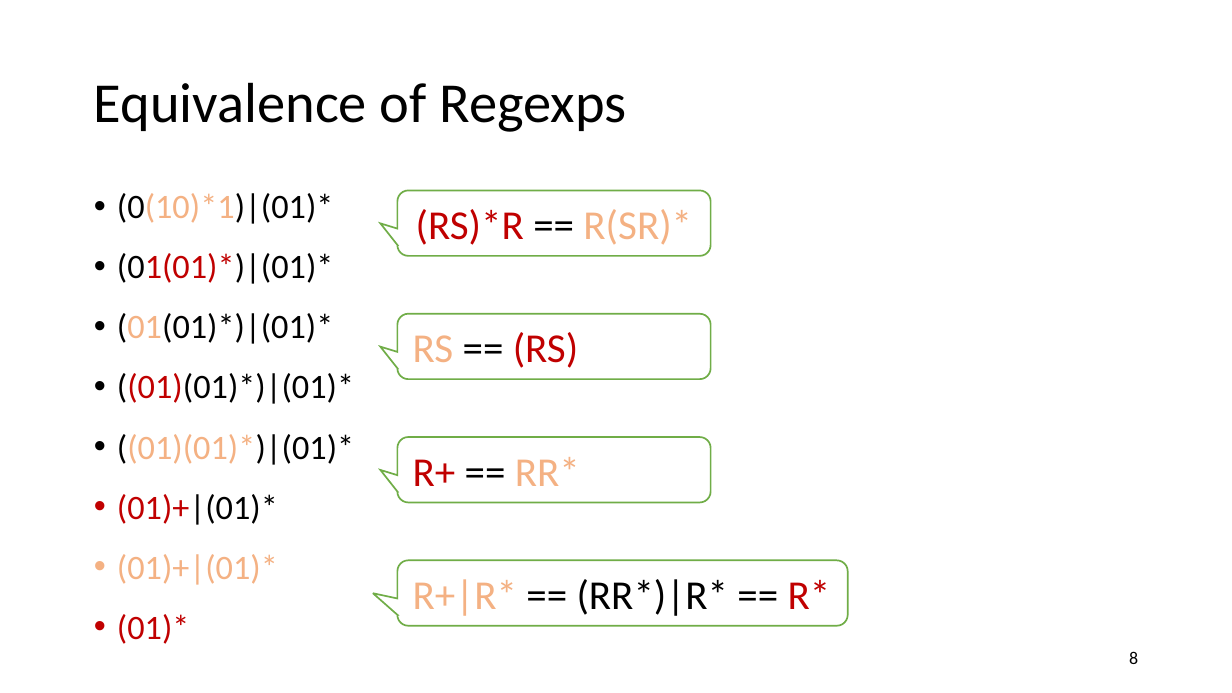
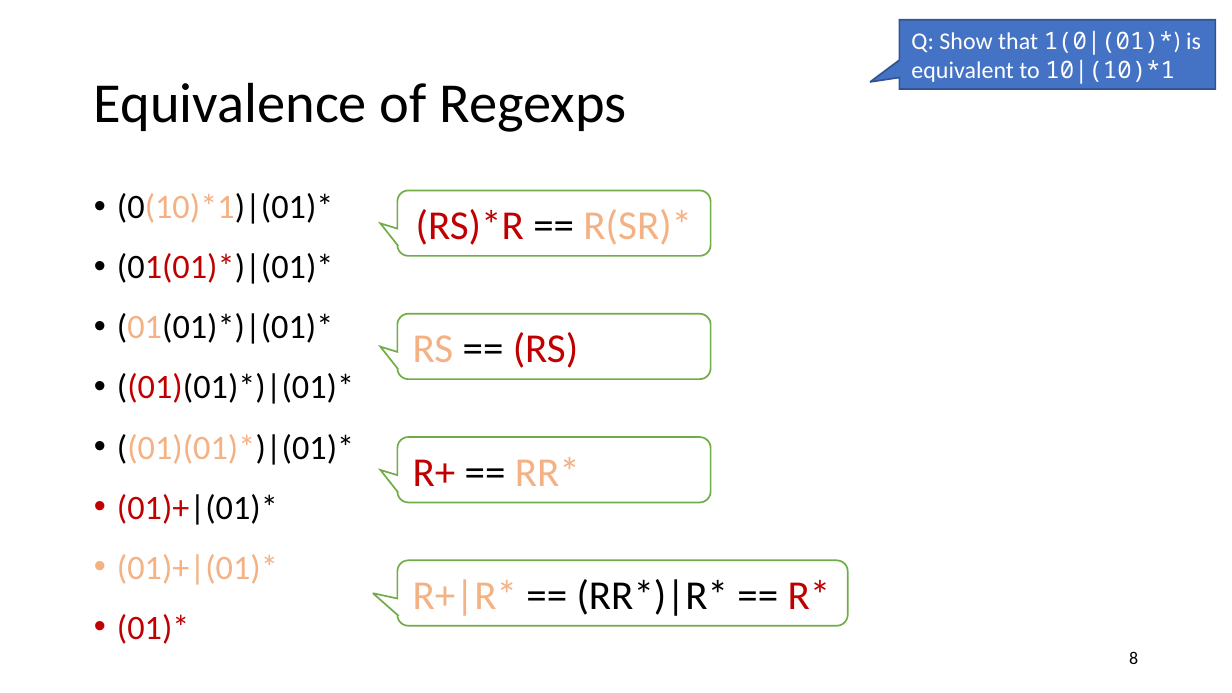
Before and after one commit to anoopsarkar/compilers-class, a slide deck: slide 8 of assets/ppt/lex/lex3-regexps-are-trees.pptx. Drawn at 1232x693 pixels with LibreOffice and Linux fonts; fonts in the diff are those of the drawing. Boxes give left, top, right and bottom in pixels: in the first picture for what was removed or moved away, otherwise in the second. Text is boxed around its words. In the diff, an @@ line names an element or a change of style, - is before the commit and + after.

```diff
--- a/assets/ppt/lex/lex3-regexps-are-trees.pptx
+++ b/assets/ppt/lex/lex3-regexps-are-trees.pptx
@@ speech box added at (899,20,1215,89), fill #4472C4, outline #325491 1 pt, 14 pt, text #FFFFFF @@
+Q: Show that 1(0|(01)*) is equivalent to 10|(10)*1
```
Also in this commit, not shown: 2 other slides changed, 8 other files.
